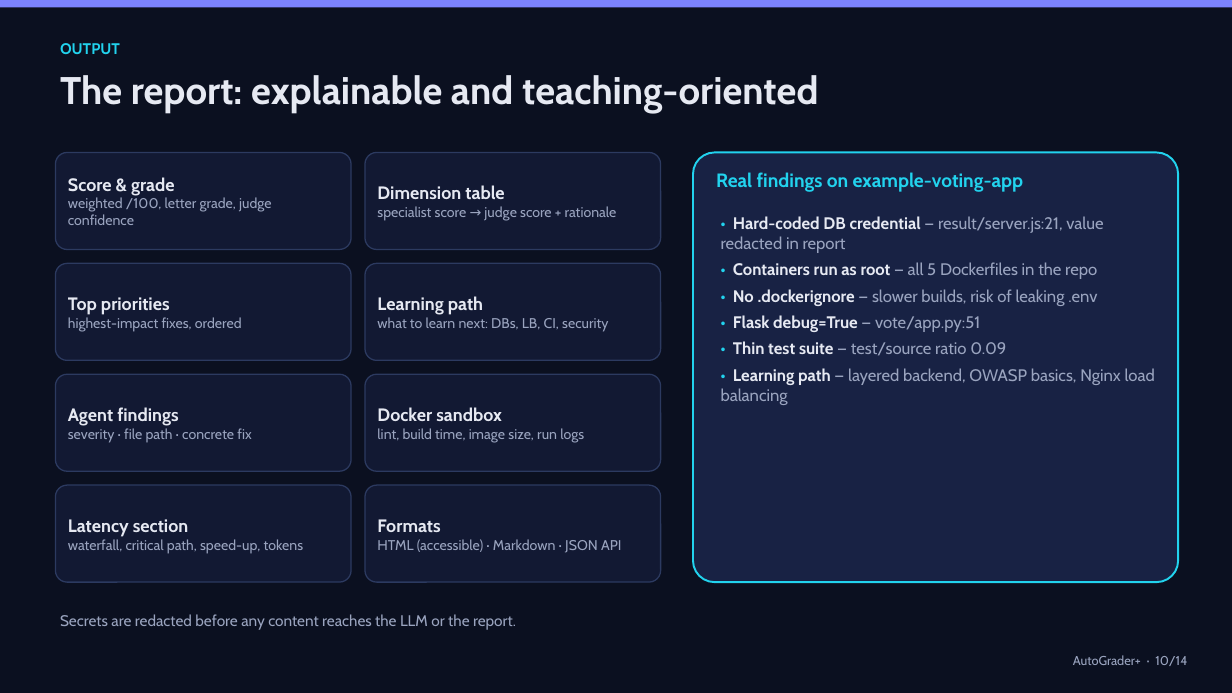
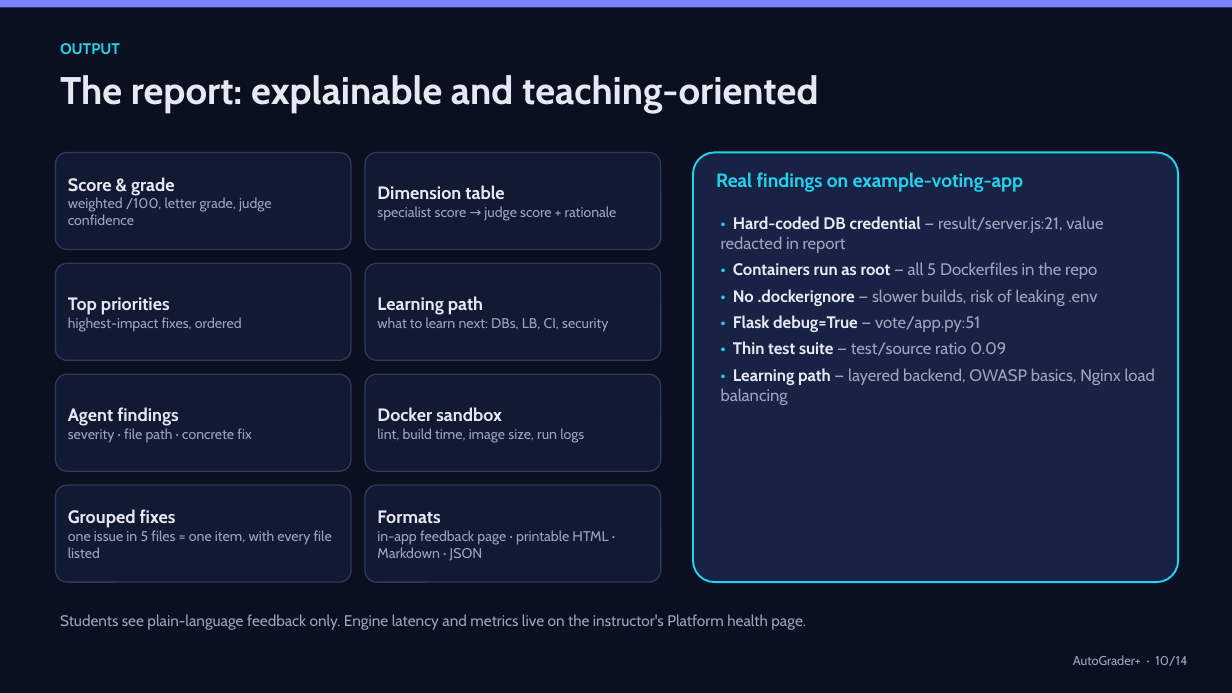
Before and after one commit to roshanraj9136/auto-grader, a slide deck: slide 10 of docs/AutoGrader.pptx. Drawn at 1232x693 pixels with LibreOffice and Linux fonts; fonts in the diff are those of the drawing. Boxes give left, top, right and bottom in pixels: in the first picture for what was removed or moved away, otherwise in the second. Text is boxed around its words. In the diff, an @@ line names an element or a change of style, - is before the commit and + after.

Commit message:
Student-friendly UI redesign
Clean light theme with dark mode, plain-language feedback page (score tiles, fix-these-first, grouped findings), friendly live grading steps, mobile layout (2-column stats, compact tables, bottom nav), engine/latency details moved to the instructor-only Platform health page, merged duplicate findings in reports, new app icons. Version 2.1.1.

```diff
--- a/docs/AutoGrader.pptx
+++ b/docs/AutoGrader.pptx
@@ text in rounded rectangle at [68, 509, 332, 558]: text changed @@
-Latency section
-waterfall, critical path, speed-up, tokens
+Grouped fixes
+one issue in 5 files = one item, with every file listed
@@ text in rounded rectangle at [377, 530, 608, 561]: text changed @@
-HTML (accessible) · Markdown · JSON API
+in-app feedback page · printable HTML · Markdown · JSON
@@ text at [60, 614, 806, 630]: text changed @@
-Secrets are redacted before any content reaches the LLM or the report.
+Students see plain-language feedback only. Engine latency and metrics live on the instructor's Platform health page.
```
Also in this commit, not shown: 22 other files.
